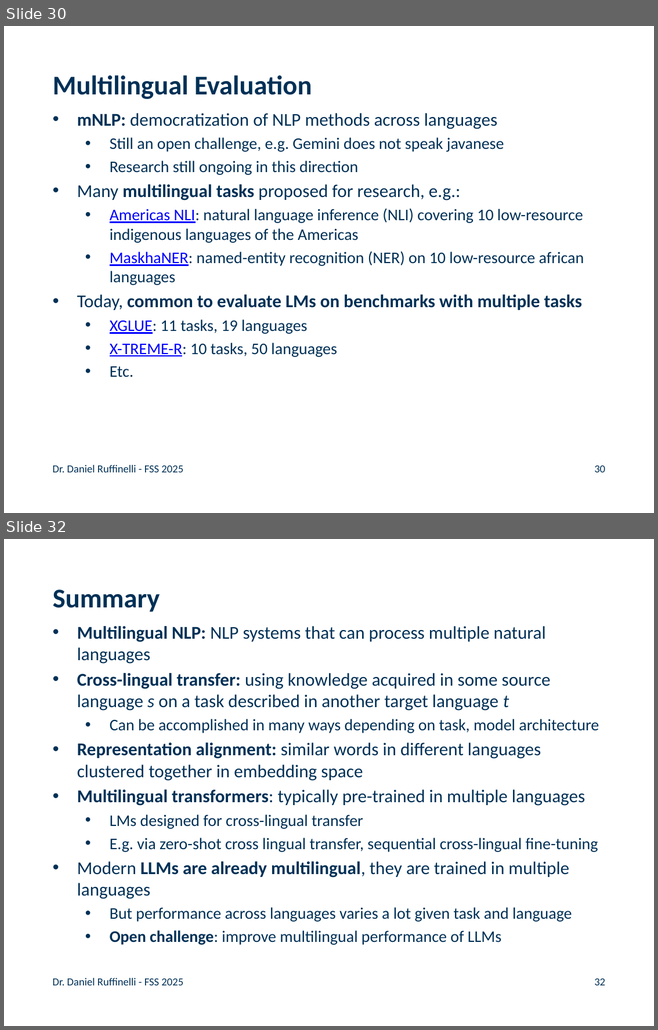
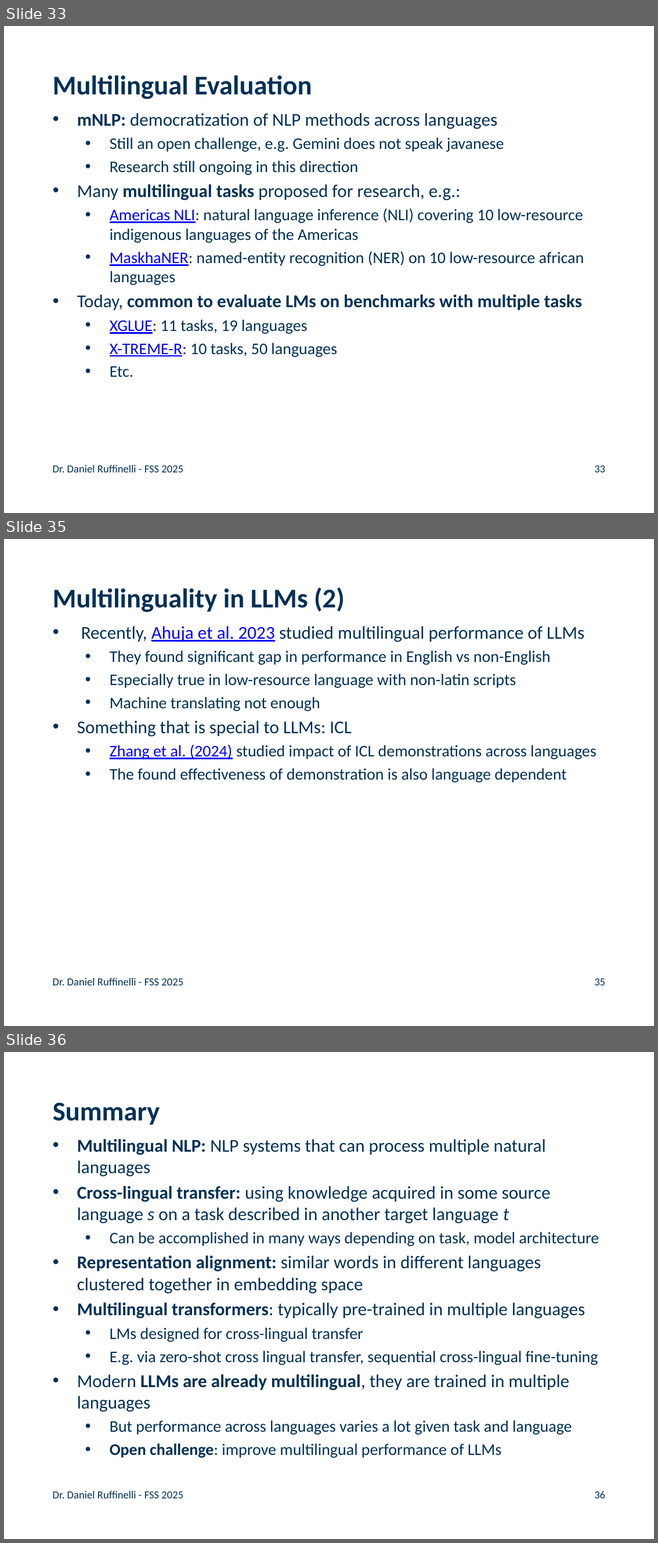
Before and after one commit to rufex2001/teaching_llms, a slide deck: lectures/09_multilingual_nlp/09_multilingual_nlp.pptx. Shown one above the other, each under a label of ours: slides 30 and 32 before the commit, slides 33, 35 and 36 after it; the slides between them are not shown. The pictures are 658x1030 and 658x1543 pixels, drawn with LibreOffice and Linux fonts; fonts in the diff are those of the drawing; background and template pictures are left out. Boxes give left, top, right and bottom in pixels: in the first picture for what was removed or moved away, otherwise in the second. Text is boxed around its words. In the diff, an @@ line names an element or a change of style, - is before the commit and + after.

```diff
--- a/lectures/09_multilingual_nlp/09_multilingual_nlp.pptx
+++ b/lectures/09_multilingual_nlp/09_multilingual_nlp.pptx
@@ slide 35 added at <box>4,539,654,1026</box>, background #FFFFFF @@
@@ title added at <box>53,587,344,612</box>, 30 pt, text #003056, bold @@
+Multilinguality in LLMs (2)
@@ text added at <box>77,626,596,783</box>, 18 pt, text #003056 @@
+• Recently, Ahuja et al. 2023 studied multilingual performance of LLMs
+  • They found significant gap in performance in English vs non-English
+  • Especially true in low-resource language with non-latin scripts
+  • Machine translating not enough
+• Something that is special to LLMs: ICL
+  • Zhang et al. (2024) studied impact of ICL demonstrations across languages
+  • The found effectiveness of demonstration is also language dependent
@@ text added at <box>53,978,183,986</box>, 12 pt, text #003056 @@
+Dr. Daniel Ruffinelli - FSS 2025
@@ page number added at <box>594,979,605,986</box>, 12 pt, text #003056 @@
+35
@@ what was slide 30 is now slide 33 @@
@@ page number at <box>594,466,605,473</box>: text changed @@
-30
+33
@@ what was slide 32 is now slide 36 @@
@@ page number at <box>594,1491,605,1499</box>: text changed @@
-32
+36
```
Also in this commit, not shown: 11 slides changed, 3 other slides added, 13 other files.
